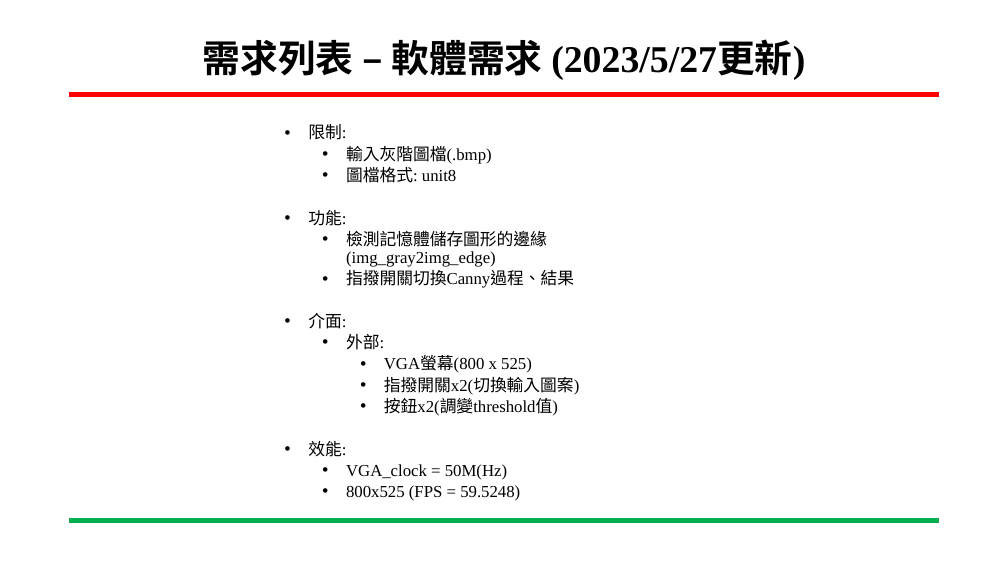
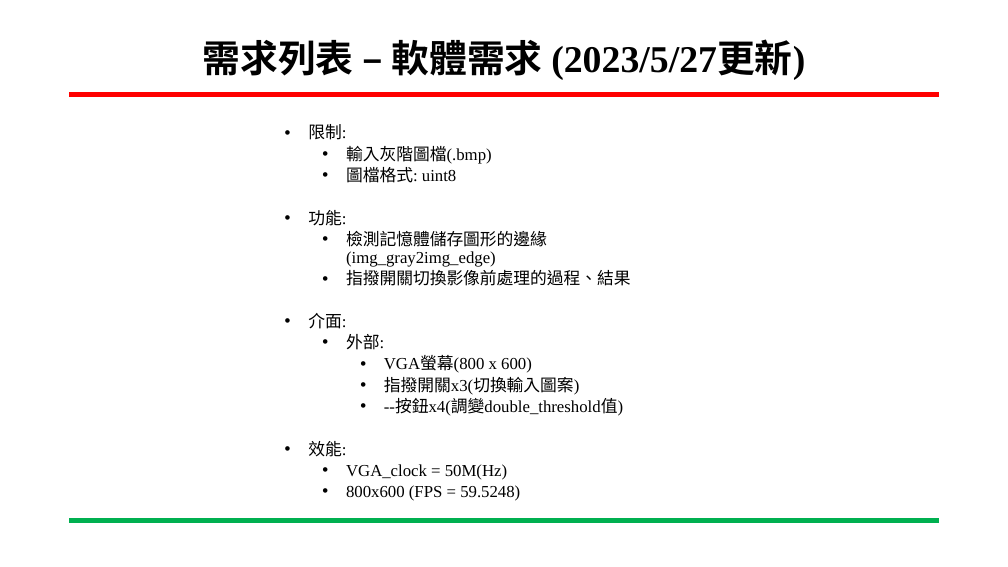
Before and after one commit to ing0331/FPGA, a slide deck: slide 6 of HW8_Canny_BRam/N06-Tutorial/專案進度報告-Canny_VGA-吳東穎-20230607.pptx (slide 5 before the commit). Drawn at 1008x567 pixels with LibreOffice and Linux fonts; fonts in the diff are those of the drawing; background and template pictures are left out. Boxes give left, top, right and bottom in pixels: in the first picture for what was removed or moved away, otherwise in the second. Text is boxed around its words. In the diff, an @@ line names an element or a change of style, - is before the commit and + after.

```diff
--- a/HW8_Canny_BRam/N06-Tutorial/專案進度報告-Canny_VGA-吳東穎-20230607.pptx
+++ b/HW8_Canny_BRam/N06-Tutorial/專案進度報告-Canny_VGA-吳東穎-20230607.pptx
@@ text at [346,167,456,183]: text changed @@
-    • 圖檔格式: unit8
+    • 圖檔格式: uint8
@@ text at [346,270,631,286]: text changed @@
-    • 指撥開關切換Canny過程、結果
+    • 指撥開關切換影像前處理的過程、結果
@@ text at [384,356,623,416]: text changed @@
-      • VGA螢幕(800 x 525)
-      • 指撥開關x2(切換輸入圖案)
-      • 按鈕x2(調變threshold值)
+      • VGA螢幕(800 x 600)
+      • 指撥開關x3(切換輸入圖案)
+      • --按鈕x4(調變double_threshold值)
@@ text at [346,485,520,501]: text changed @@
-    • 800x525 (FPS = 59.5248)
+    • 800x600 (FPS = 59.5248)
```
Also in this commit, not shown: 11 other slides changed, 9 slides added, 4 slides removed, 20 other files.
